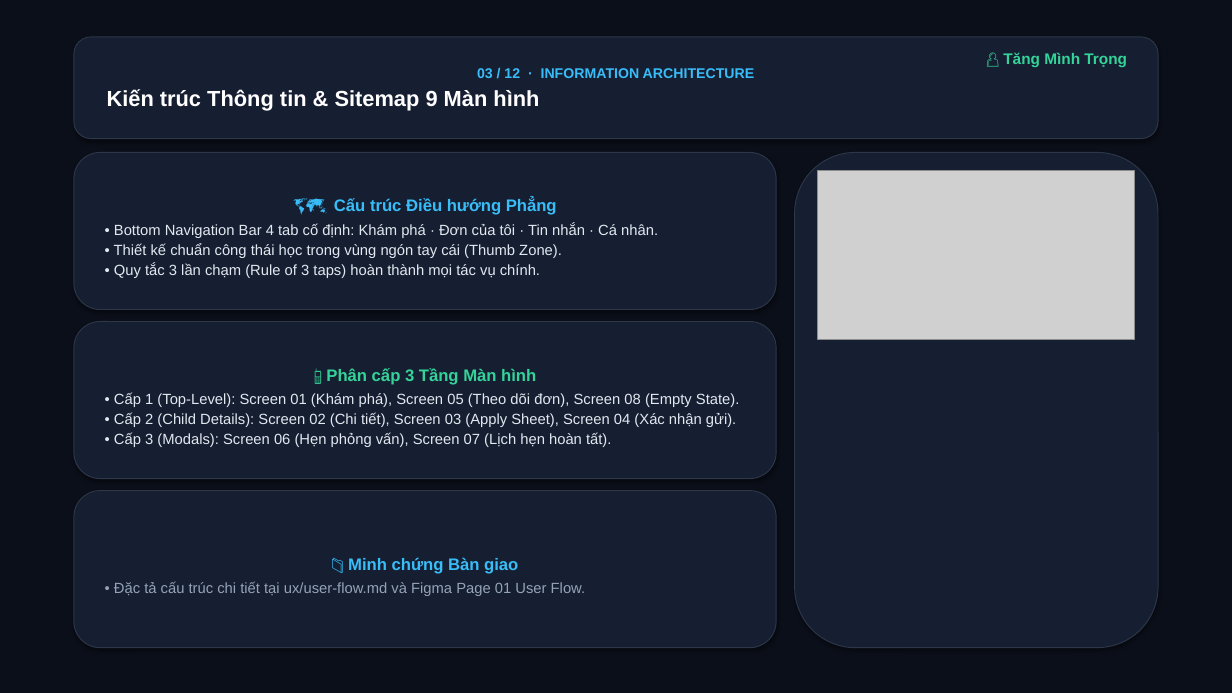
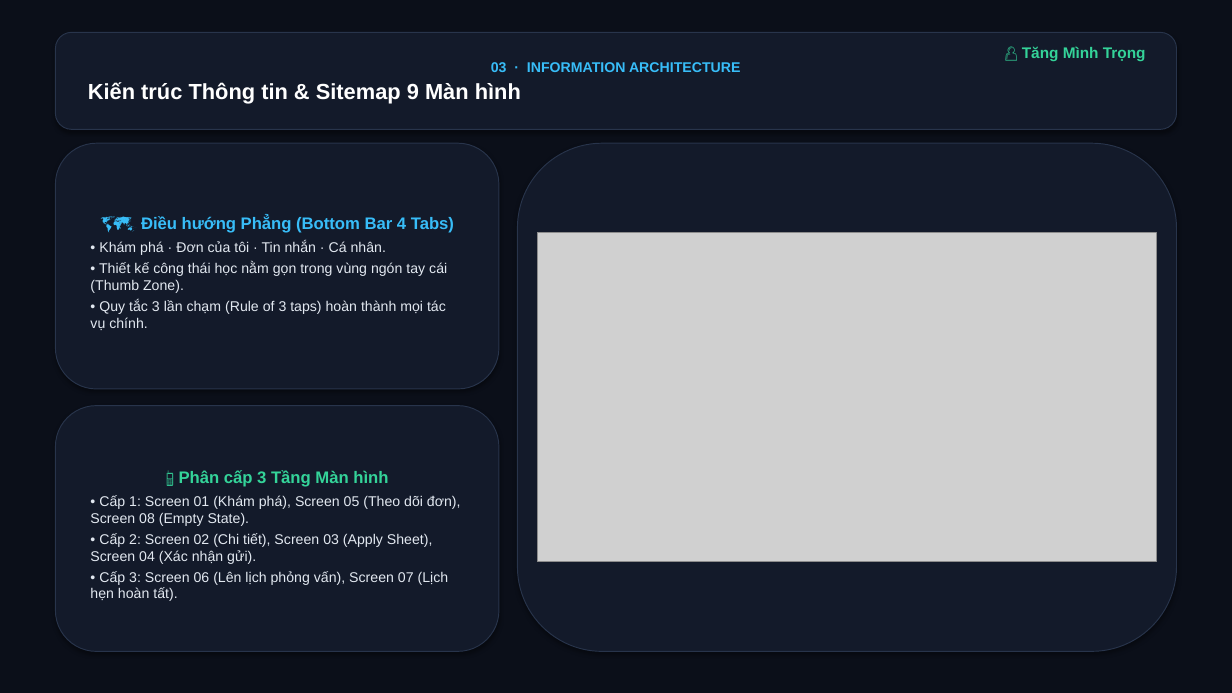
Before and after one commit to LuTu-2004/prm323-lab2-group4, a slide deck: slide 3 of docs/PRM323_Lab2_Nhom4_Slides.pptx. Drawn at 1232x693 pixels with LibreOffice and Linux fonts; fonts in the diff are those of the drawing; grey boxes stand for pictures. Boxes give left, top, right and bottom in pixels: in the first picture for what was removed or moved away, otherwise in the second. Text is boxed around its words. In the diff, an @@ line names an element or a change of style, - is before the commit and + after.

Commit message:
fix(docs): perfect image aspect ratios, prevent cutoffs, and provide wide showcase for 8 screens

```diff
--- a/docs/PRM323_Lab2_Nhom4_Slides.pptx
+++ b/docs/PRM323_Lab2_Nhom4_Slides.pptx
@@ rounded rectangle "03 · INFORMATION ARCHITECTURE": place and size @@
-rounded rectangle "03 · INFORMATION ARCHITECTURE" at [74, 37, 1158, 139]
+rounded rectangle "03 · INFORMATION ARCHITECTURE" at [55, 32, 1177, 129]
@@ text "👤 Tăng Mình Trọng": place and size @@
-text "👤 Tăng Mình Trọng" at [1003, 52, 1127, 67]
+text "👤 Tăng Mình Trọng" at [1022, 46, 1146, 61]
@@ text in rounded rectangle at [491, 62, 741, 72]: text changed @@
-03 / 12 · INFORMATION ARCHITECTURE
+03 · INFORMATION ARCHITECTURE
@@ rounded rectangle "🗺️ Điều hướng Phẳng (Bottom ...": place and size @@
-rounded rectangle "🗺️ Điều hướng Phẳng (Bottom ..." at [74, 152, 776, 310]
+rounded rectangle "🗺️ Điều hướng Phẳng (Bottom ..." at [55, 143, 499, 389]
@@ fill #161E31 to #131A2A; outline #2D3748 0.75 pt to #28344B 0.75 pt in 4 elements at [55, 32, 1177, 129], [55, 143, 499, 389], [55, 406, 499, 652], [518, 143, 1177, 652] @@
@@ rounded rectangle: place and size @@
-rounded rectangle at [795, 152, 1158, 648]
+rounded rectangle at [518, 143, 1177, 652]
@@ text in rounded rectangle at [90, 216, 454, 293]: text changed; size 11.5 to 11 pt @@
-🗺️ Cấu trúc Điều hướng Phẳng
-• Bottom Navigation Bar 4 tab cố định: Khám phá · Đơn của tôi · Tin nhắn · Cá nhân.
-• Thiết kế chuẩn công thái học trong vùng ngón tay cái (Thumb Zone).
+🗺️ Điều hướng Phẳng (Bottom Bar 4 Tabs)
+• Khám phá · Đơn của tôi · Tin nhắn · Cá nhân.
+• Thiết kế công thái học nằm gọn trong vùng ngón tay cái (Thumb Zone).
@@ picture: place and size @@
-picture at [818, 171, 1135, 339]
+picture at [538, 233, 1157, 562]
@@ text in rounded rectangle at [90, 299, 446, 330]: size 11.5 to 11 pt in "• Quy tắc 3 lần chạm (Rule ..."; more space between paragraphs @@
@@ rounded rectangle "📱 Phân cấp 3 Tầng ...": place and size @@
-rounded rectangle "📱 Phân cấp 3 Tầng ..." at [74, 322, 776, 479]
+rounded rectangle "📱 Phân cấp 3 Tầng ..." at [55, 406, 499, 652]
@@ rounded rectangle removed at [74, 491, 776, 648] @@
-📁 Minh chứng Bàn giao
-• Đặc tả cấu trúc chi tiết tại ux/user-flow.md và Figma Page 01 User Flow.
@@ text in rounded rectangle at [90, 495, 461, 601]: text changed; size 11.5 to 11 pt @@
-• Cấp 1 (Top-Level): Screen 01 (Khám phá), Screen 05 (Theo dõi đơn), Screen 08 (Empty State).
-• Cấp 2 (Child Details): Screen 02 (Chi tiết), Screen 03 (Apply Sheet), Screen 04 (Xác nhận gửi).
-• Cấp 3 (Modals): Screen 06 (Hẹn phỏng vấn), Screen 07 (Lịch hẹn hoàn tất).
+• Cấp 1: Screen 01 (Khám phá), Screen 05 (Theo dõi đơn), Screen 08 (Empty State).
+• Cấp 2: Screen 02 (Chi tiết), Screen 03 (Apply Sheet), Screen 04 (Xác nhận gửi).
+• Cấp 3: Screen 06 (Lên lịch phỏng vấn), Screen 07 (Lịch hẹn hoàn tất).
```
Also in this commit, not shown: 11 other slides changed, 1 other file.
